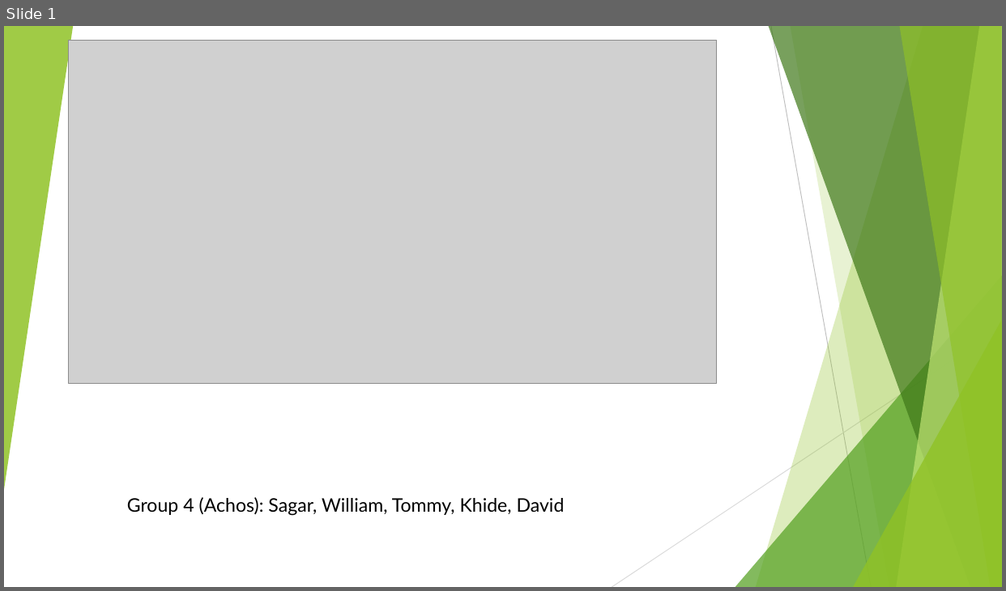
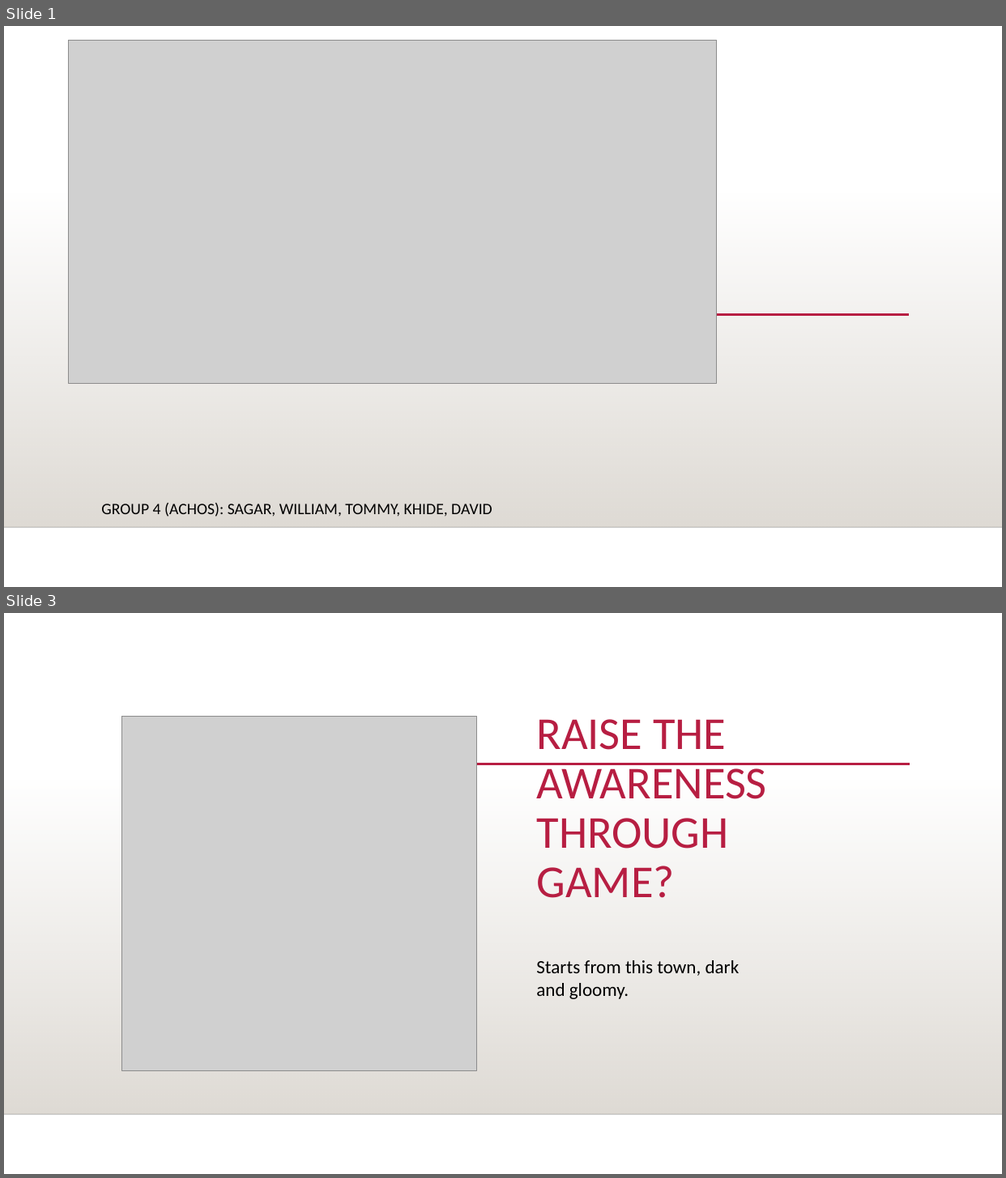
Before and after one commit to WilliamBCIT/project-group4, a slide deck: Week4FridayPresentation.pptx. Shown one above the other, each under a label of ours: slide 1 before the commit, slides 1 and 3 after it; the slides between them are not shown. The pictures are 1006x591 and 1006x1178 pixels, drawn with LibreOffice and Linux fonts; fonts in the diff are those of the drawing; grey boxes stand for pictures; background and template pictures are left out. Boxes give left, top, right and bottom in pixels: in the first picture for what was removed or moved away, otherwise in the second. Text is boxed around its words. In the diff, an @@ line names an element or a change of style, - is before the commit and + after.

```diff
--- a/Week4FridayPresentation.pptx
+++ b/Week4FridayPresentation.pptx
@@ slide 3 added at [4,613,1002,1174], background #FFFFFF; not listed: 2 template elements that a slide beside it also shows @@
@@ picture added at [122,717,477,1071] @@
@@ title added at [537,719,767,898], 44 pt, text #B71E42 @@
+RAISE THE AWARENESS THROUGH GAME?
@@ line added from (123, 764) to (910, 764), #B71E42 2.5 pt @@
@@ text added at [536,960,739,999], 18 pt, text #000000 @@
+Starts from this town, dark and gloomy.
@@ slide 1 changed as well @@
@@ group removed at [4,26,1002,587]: 5 freeform shapes, 3 triangles, 2 lines @@
@@ rectangle added at [4,191,1002,527], fill gradient #DFDBD5 @@
@@ line added from (202, 315) to (909, 315), #B71E42 2.5 pt @@
@@ subtitle at [101,503,492,517]: text changed; size 18 to 15.3 pt; font Lato to Calibri @@
-Group 4 (Achos): Sagar, William, Tommy, Khide, David
+GROUP 4 (ACHOS): SAGAR, WILLIAM, TOMMY, KHIDE, DAVID
@@ line added from (4, 527) to (1002, 527), #000001 1 pt @@
```
Also in this commit, not shown: 2 other slides changed, 15 other slides added, 5 slides removed.
